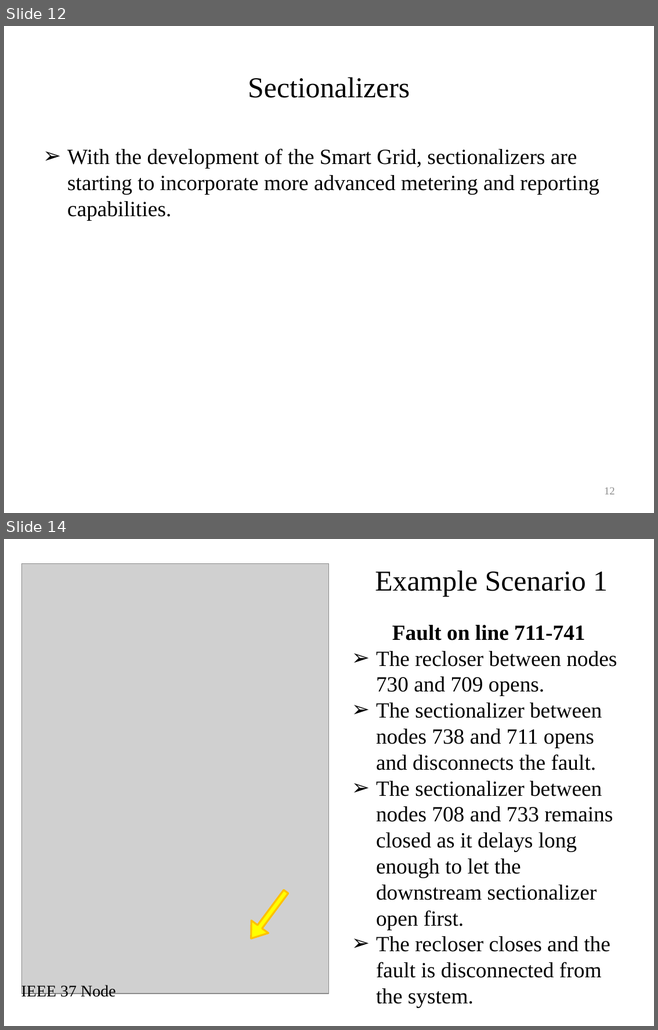
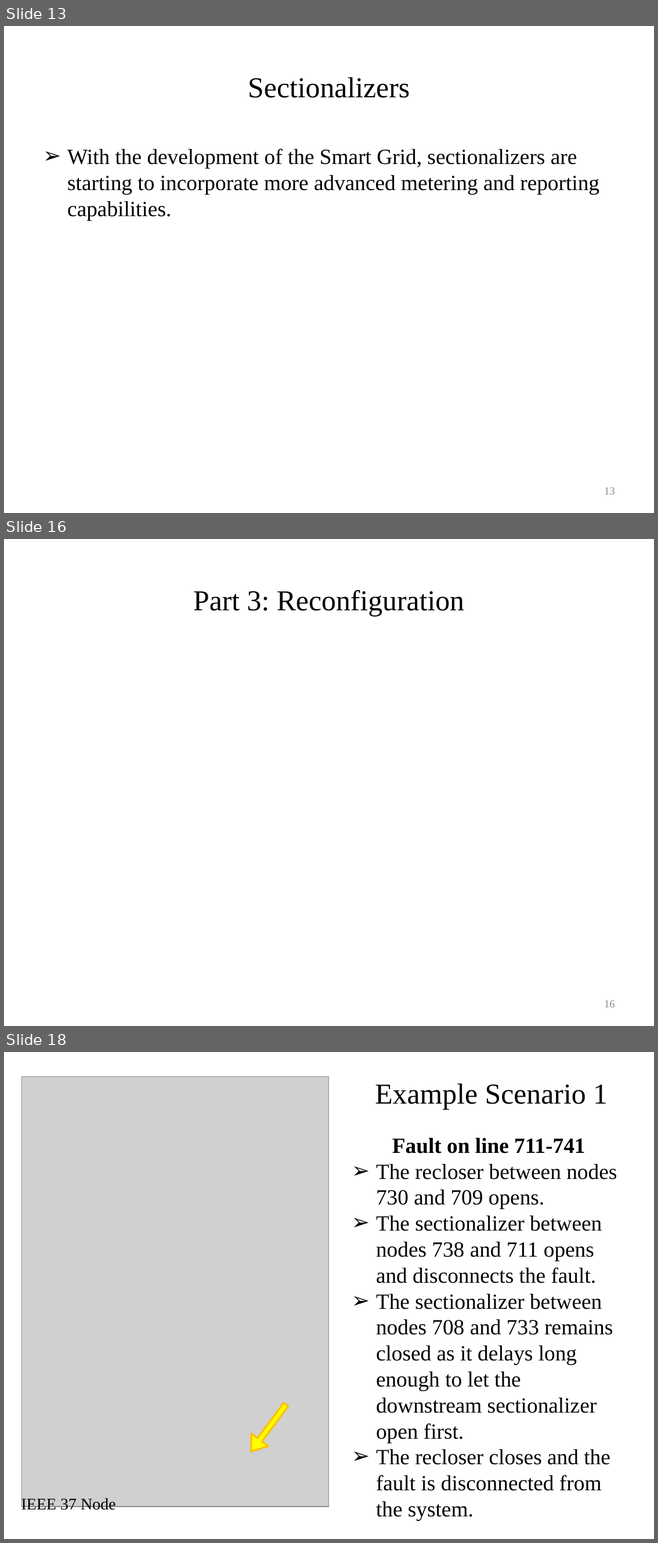
Before and after one commit to gridlab-d/course, a slide deck: University of Washington Class/Module 9 - Automated switching and reconfiguration.pptx. Shown one above the other, each under a label of ours: slides 12 and 14 before the commit, slides 13, 16 and 18 after it; the slides between them are not shown. The pictures are 658x1030 and 658x1543 pixels, drawn with LibreOffice and Linux fonts; fonts in the diff are those of the drawing; grey boxes stand for pictures. Boxes give left, top, right and bottom in pixels: in the first picture for what was removed or moved away, otherwise in the second. Text is boxed around its words. In the diff, an @@ line names an element or a change of style, - is before the commit and + after.

```diff
--- a/University of Washington Class/Module 9 - Automated switching and reconfiguration.pptx
+++ b/University of Washington Class/Module 9 - Automated switching and reconfiguration.pptx
@@ slide 16 added at (4,539,654,1026), background #FFFFFF @@
@@ title added at (193,590,464,616), 32 pt, text #000000 @@
+Part 3: Reconfiguration
@@ page number added at (604,1001,615,1008), 12 pt, text #8C8C8C @@
+16
@@ what was slide 12 is now slide 13 @@
@@ page number at (604,488,615,495): text changed @@
-12
+13
@@ what was slide 14 is now slide 18 @@
```
Also in this commit, not shown: 2 slides changed, 4 other slides added, 1 slide removed.
